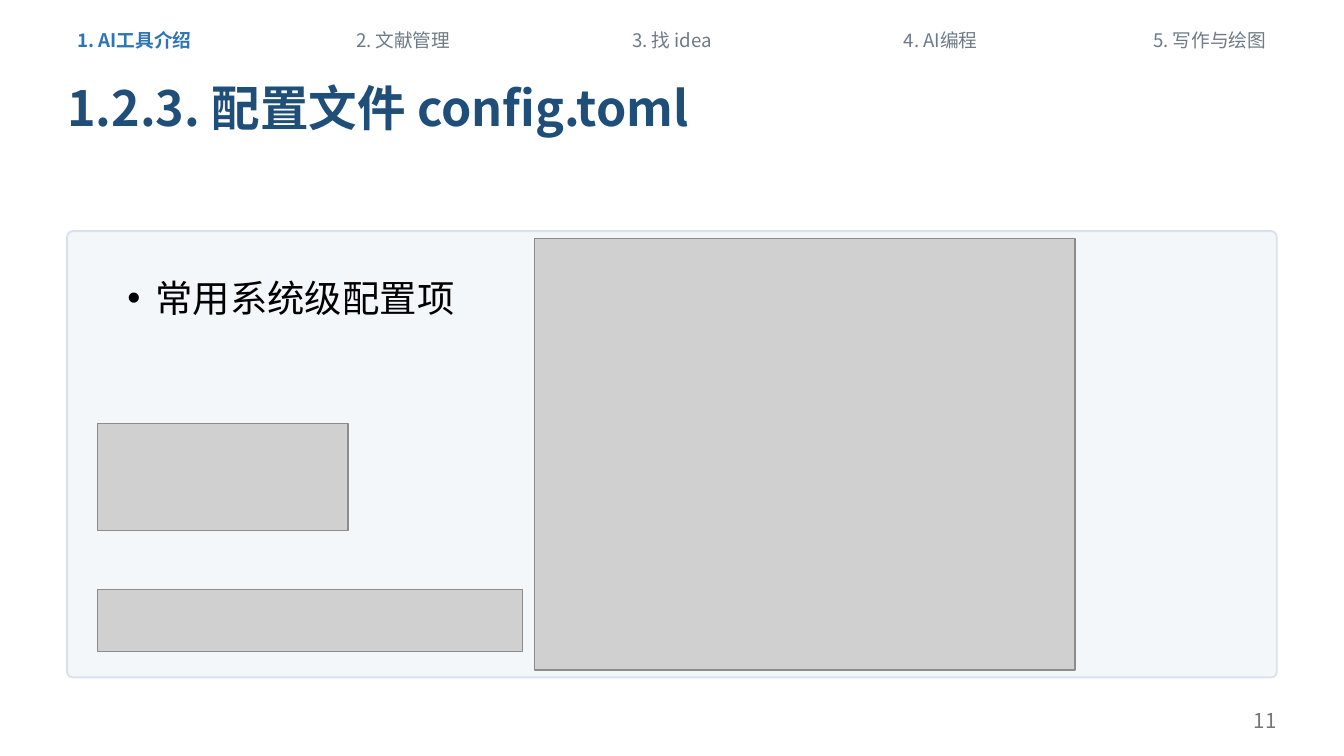
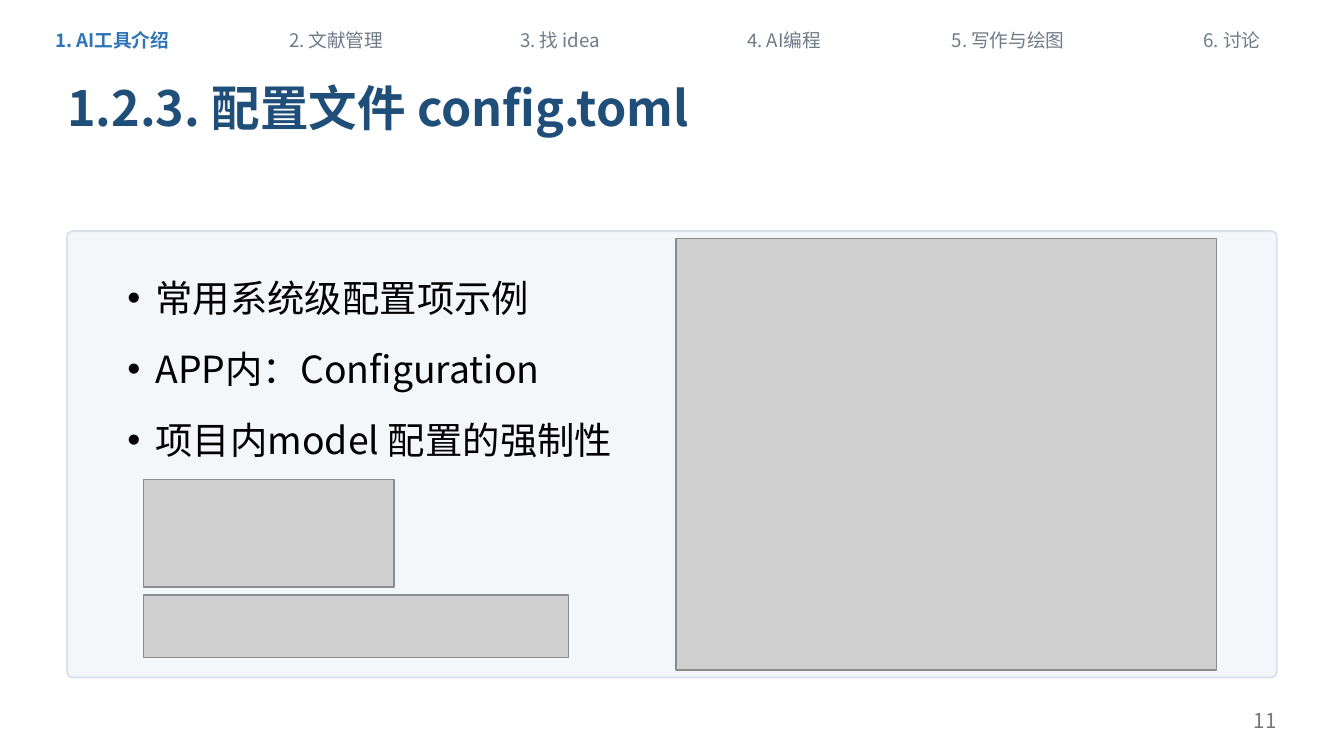
Before and after one commit to sicilyala/ai_sharing, a slide deck: slide 11 of docs/ai-workflow-sharing-v1.pptx. Drawn at 1344x756 pixels with LibreOffice and Linux fonts; fonts in the diff are those of the drawing; grey boxes stand for pictures. Boxes give left, top, right and bottom in pixels: in the first picture for what was removed or moved away, otherwise in the second. Text is boxed around its words. In the diff, an @@ line names an element or a change of style, - is before the commit and + after.

```diff
--- a/docs/ai-workflow-sharing-v1.pptx
+++ b/docs/ai-workflow-sharing-v1.pptx
@@ text "1. AI工具介绍": place and size @@
-text "1. AI工具介绍" at [78,31,192,49]
+text "1. AI工具介绍" at [55,31,169,49]
@@ text "2. 文献管理": place and size @@
-text "2. 文献管理" at [356,31,450,49]
+text "2. 文献管理" at [289,31,383,49]
@@ text "3. 找 idea": place and size @@
-text "3. 找 idea" at [632,31,712,49]
+text "3. 找 idea" at [520,31,600,49]
@@ text "4. AI编程": place and size @@
-text "4. AI编程" at [904,31,978,49]
+text "4. AI编程" at [747,31,821,49]
@@ text "5. 写作与绘图": place and size @@
-text "5. 写作与绘图" at [1153,31,1266,49]
+text "5. 写作与绘图" at [952,31,1064,49]
@@ text added at [1204,31,1260,48], 10 pt, text #6E7A87 @@
+6. 讨论
@@ picture: place and size @@
-picture at [535,238,1075,669]
+picture at [676,238,1216,669]
@@ text at [155,280,612,457]: text changed @@
-• 常用系统级配置项
+• 常用系统级配置项示例
+• APP内：Configuration
+• 项目内model 配置的强制性
@@ picture: place and size @@
-picture at [97,423,347,531]
+picture at [144,480,394,587]
@@ picture: place and size @@
-picture at [97,590,523,652]
+picture at [144,595,570,657]
```
Also in this commit, not shown: 23 other slides changed, 1 slide added, 47 other files.
